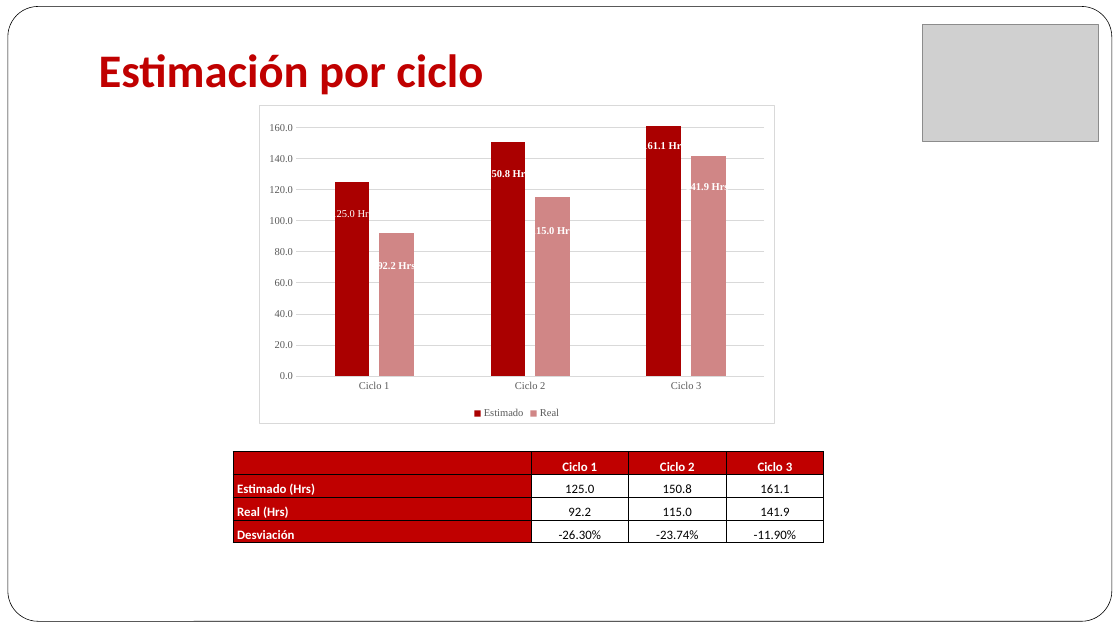
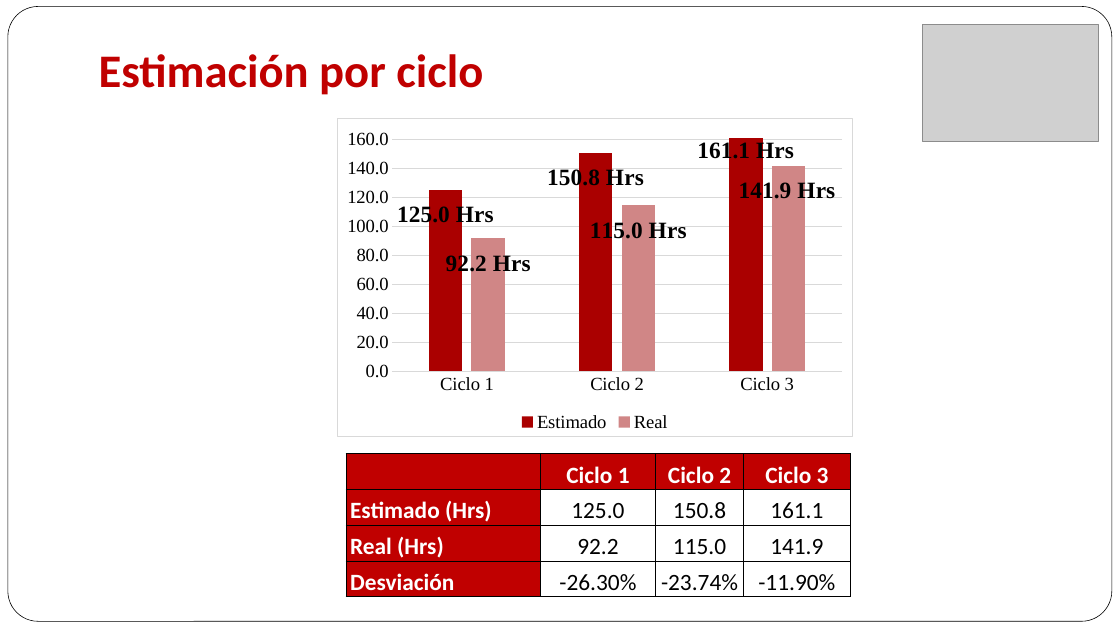
Before and after one commit to maforero/fejunesjuma, a slide deck: slide 21 of Projecto 3/Presenacion/Arquitectura Objetivo MPLA.pptx. Drawn at 1120x630 pixels with LibreOffice and Linux fonts; fonts in the diff are those of the drawing; grey boxes stand for pictures. Boxes give left, top, right and bottom in pixels: in the first picture for what was removed or moved away, otherwise in the second. Text is boxed around its words. In the diff, an @@ line names an element or a change of style, - is before the commit and + after.

```diff
--- a/Projecto 3/Presenacion/Arquitectura Objetivo MPLA.pptx
+++ b/Projecto 3/Presenacion/Arquitectura Objetivo MPLA.pptx
@@ column chart at box(337, 118, 854, 437) @@
@@ data labels of Estimado changed @@
@@ data labels of Real changed @@
@@ legend changed @@
@@ category axis changed @@
@@ value axis changed @@
@@ lettering changed @@
@@ column chart: place and size @@
-column chart at box(259, 105, 776, 423)
+column chart at box(337, 118, 854, 437)
@@ table at box(346, 454, 850, 597) @@
@@ size 11 to 20 pt @@
@@ table: place and size @@
-table at box(233, 452, 823, 547)
+table at box(346, 454, 850, 597)
```
Also in this commit, not shown: 12 other slides changed, 3 slides added, 5 slides removed.
